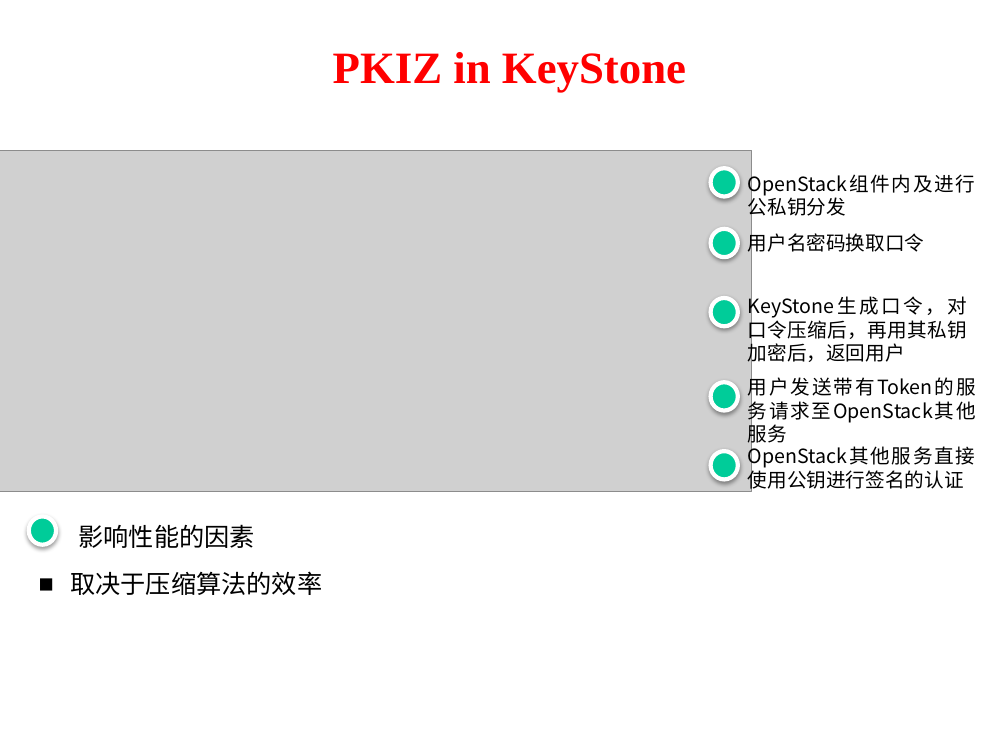
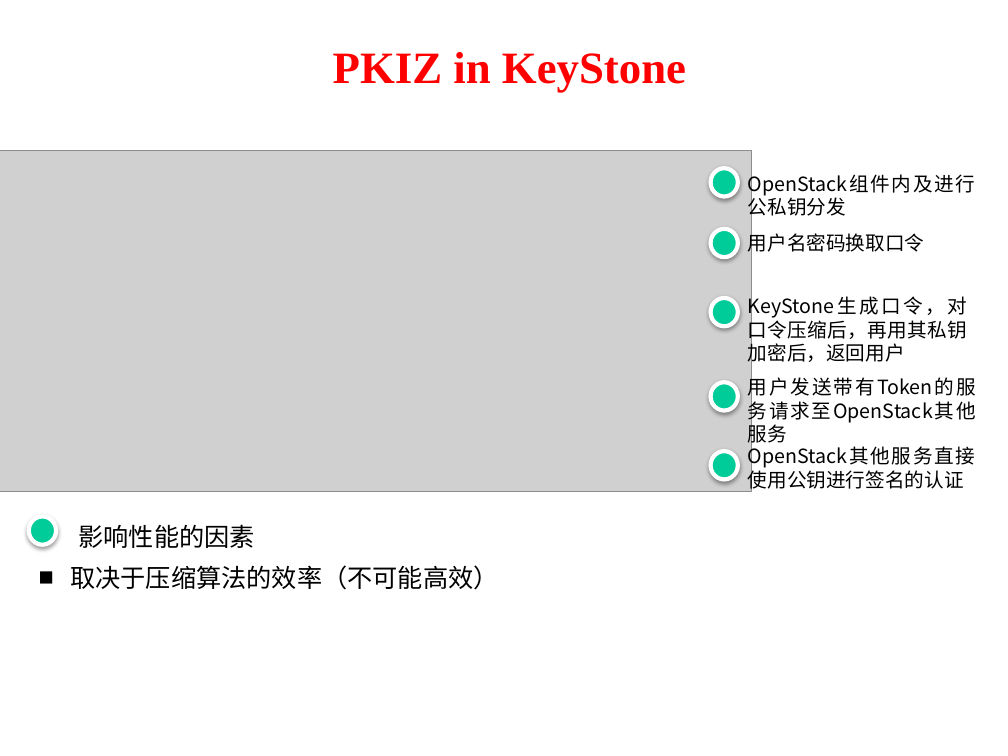
Before and after one commit to kebreathing/E-Learning, a slide deck: slide 7 of 组会/keystone-Token与Fernet.pptx (slide 8 before the commit). Drawn at 1008x756 pixels with LibreOffice and Linux fonts; fonts in the diff are those of the drawing; grey boxes stand for pictures; background and template pictures are left out. Boxes give left, top, right and bottom in pixels: in the first picture for what was removed or moved away, otherwise in the second. Text is boxed around its words. In the diff, an @@ line names an element or a change of style, - is before the commit and + after.

```diff
--- a/组会/keystone-Token与Fernet.pptx
+++ b/组会/keystone-Token与Fernet.pptx
@@ text at box(70, 565, 498, 590): text changed @@
-■ 取决于压缩算法的效率
+■ 取决于压缩算法的效率（不可能高效）
```
Also in this commit, not shown: 12 other slides changed, 1 slide removed, 2 other files.
